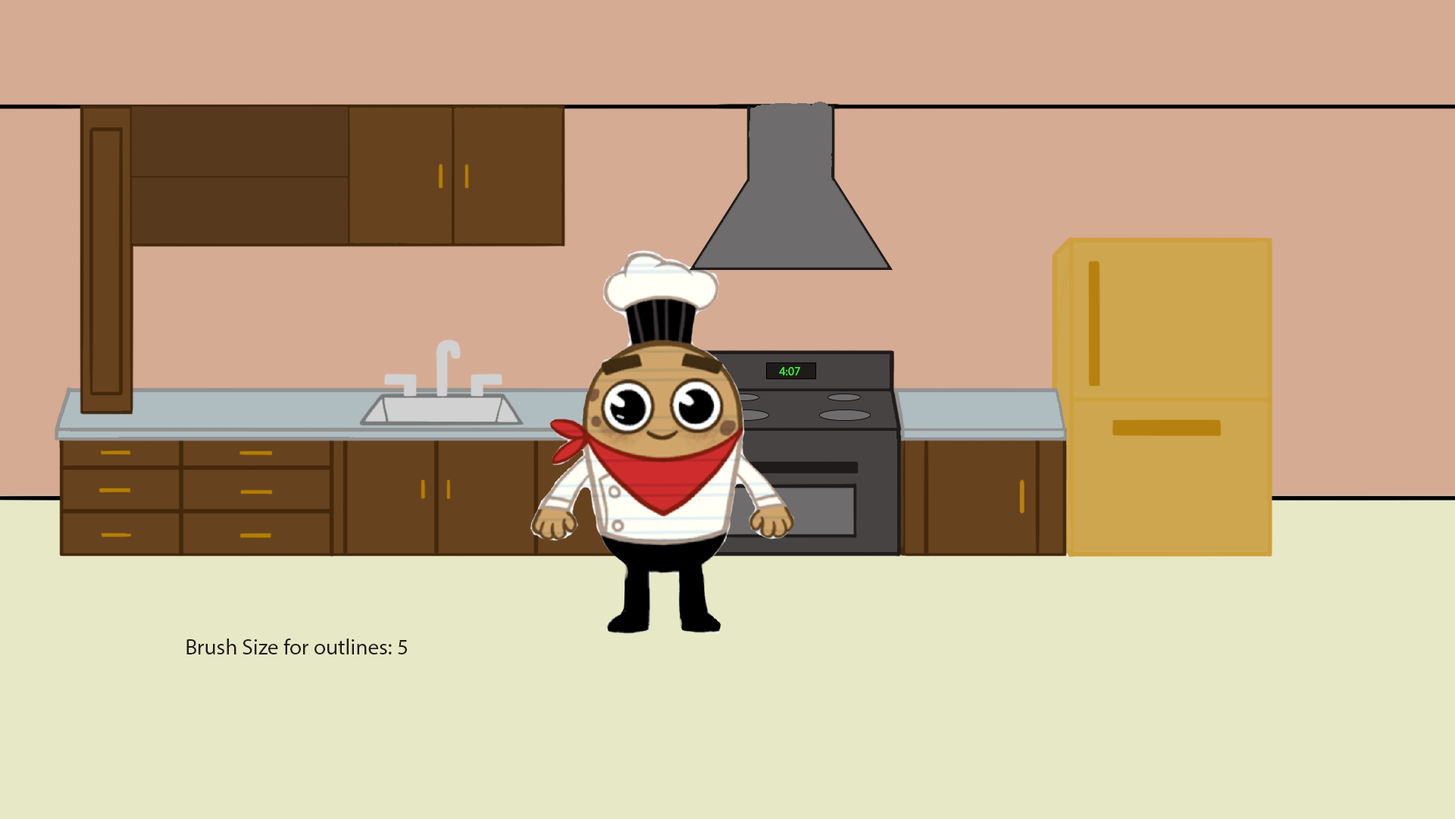
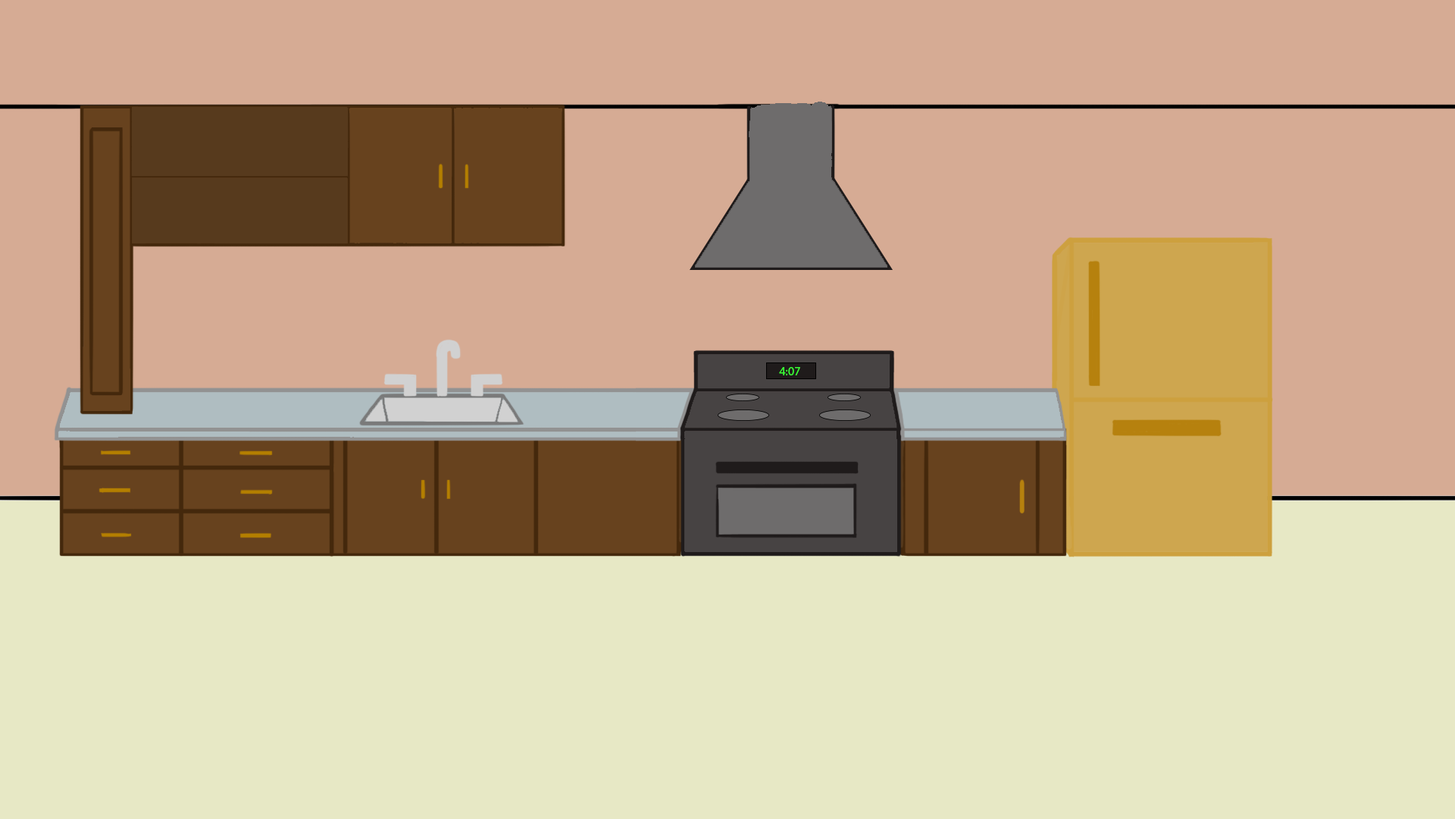
Comparing the layer stacks of the two (1455, 819) images. Changes:
hid "Brush Size for outlines: 5" over bbox(186, 638, 408, 655)
hid "Layer 2" over bbox(529, 250, 795, 634)
